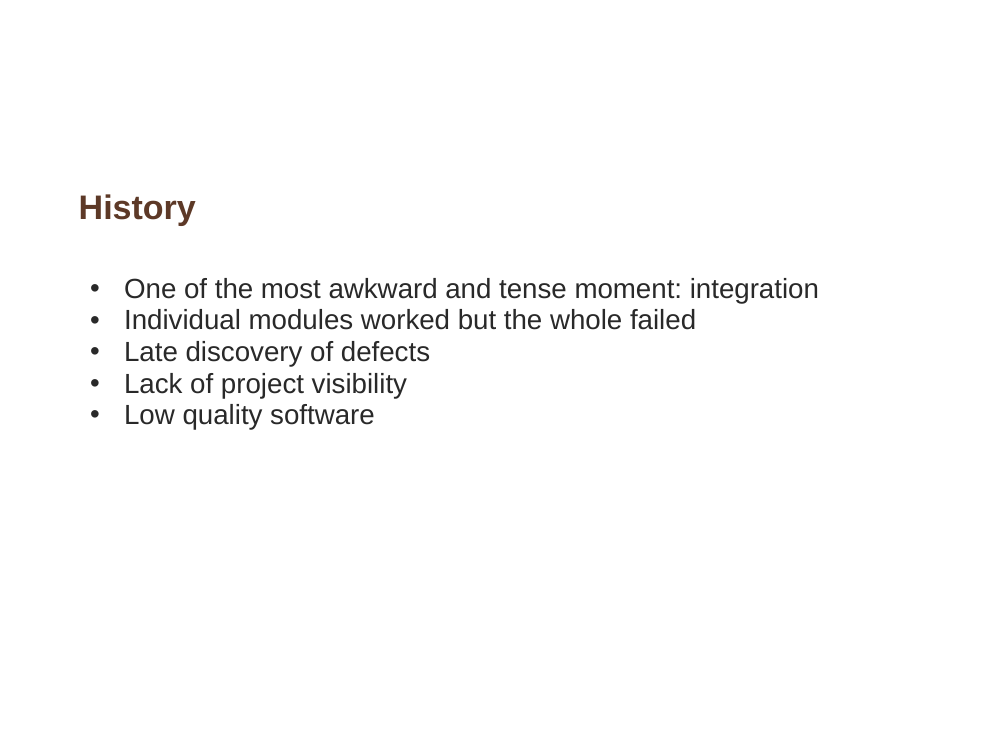
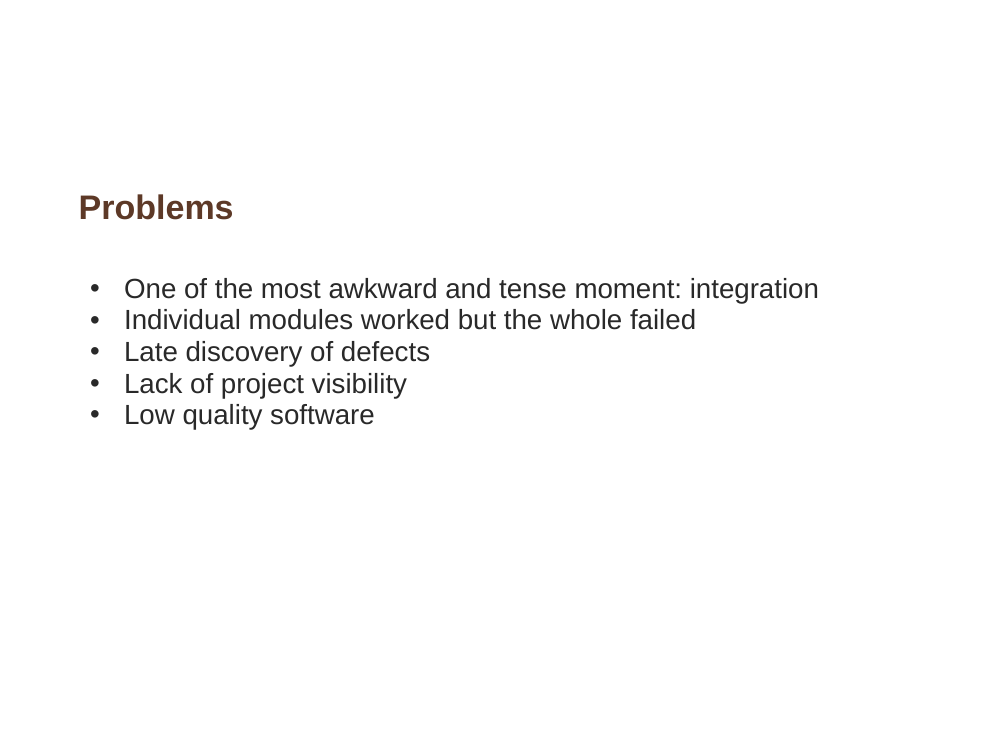
Before and after one commit to whimet/cruisetraining, a slide deck: slide 3 of Introduction_continuous_integration.ppt. Drawn at 1008x756 pixels with LibreOffice and Linux fonts; fonts in the diff are those of the drawing; background and template pictures are left out. Boxes give left, top, right and bottom in pixels: in the first picture for what was removed or moved away, otherwise in the second. Text is boxed around its words. In the diff, an @@ line names an element or a change of style, - is before the commit and + after.

```diff
--- a/Introduction_continuous_integration.ppt
+++ b/Introduction_continuous_integration.ppt
@@ title at bbox=[79, 194, 234, 220]: text changed @@
-History
+Problems
```
Also in this commit, not shown: 1 other slide changed.
